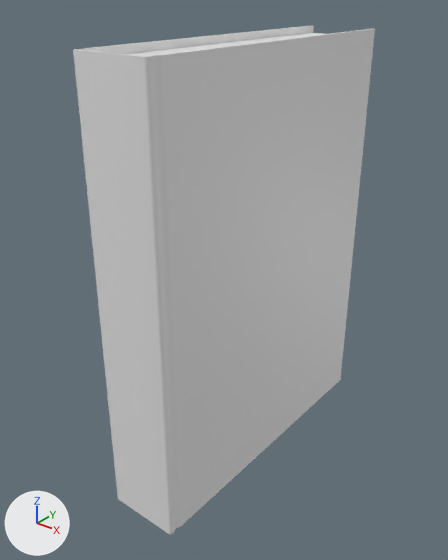
One commit to the FBX model Assets/05_Models/Props/Book_2.fbx: the scene before it, then after it.
Camera for both pictures: a 50 mm camera at (-1.0005, -0.2701, 7.2552) aimed at (-1.2068, -0.0121, 7.0953). Lighting does not change. The marker at lower left points along +X, +Y and +Z.

Before the edit, the objects in view are built like this:
```python
me_book_2 = bpy.data.meshes.new('Book_2')
me_book_2.from_pydata(...)  # 152 vertices, 136 faces; spans x -0.022..0.022, y -0.095..0.095, z 0.0..0.25
ob_book_2 = bpy.data.objects.new('Book_2', me_book_2)
ob_book_2.location = (-1.2, -0.0001, 6.9787)
```
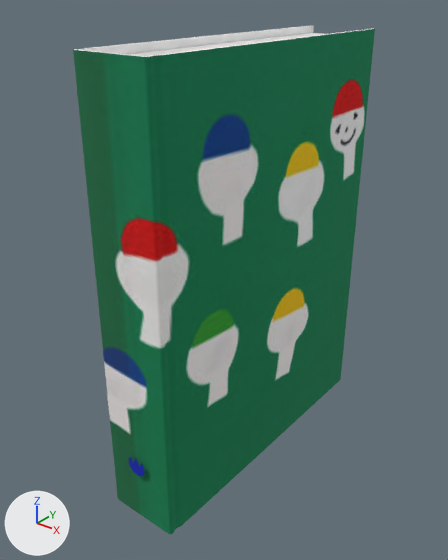
The newer file is also turned or shifted as a whole; pictures and numbers use the older file's frame.

Boxes [x1, y1, x2, y2] around the edits, measured in the pictures (448 x 560 px):
part 1 of me_book_2, added
    after: [129, 457, 144, 476]
part 2 of me_book_2, recoloured (grey to green)
    both: [73, 26, 375, 534]

Patch to the scene script:
```diff
--- a/Assets/05_Models/Props/Book_2.fbx.py
+++ b/Assets/05_Models/Props/Book_2.fbx.py
@@ img_books_b_jpg @@
+img_books_b_jpg = load_image('Books_B.jpg', '../../04_Images/Textures/Books_B.jpg', 1024, 1024, 'sRGB')
@@ mat_book @@
+mat_book = principled_material('Book')
+mat_book.texture = img_books_b_jpg
+mat_book.roughness = 1.0
@@ me_book_2 @@
 # used by ob_book_2; location = (-1.2, -0.0001, 6.9787)
-me_book_2.from_pydata(...)  # 152 vertices, 136 faces; spans x -0.022..0.022, y -0.095..0.095, z 0.0..0.25
+me_book_2.from_pydata(...)  # 168 vertices, 137 faces; spans x -0.022..0.022, y -0.097..0.095, z 0.0..0.25
+# me_book_2 part 1: a new loose piece of 16 vertices spanning x -0.005..0.007, y -0.097, z 0.033..0.046, in mat_book (picture img_books_b_jpg)
+# me_book_2 part 2: 136 faces spanning x -0.022..0.022, y -0.095..0.095, z 0.0..0.25 switch from no material to mat_book (picture img_books_b_jpg)
```
